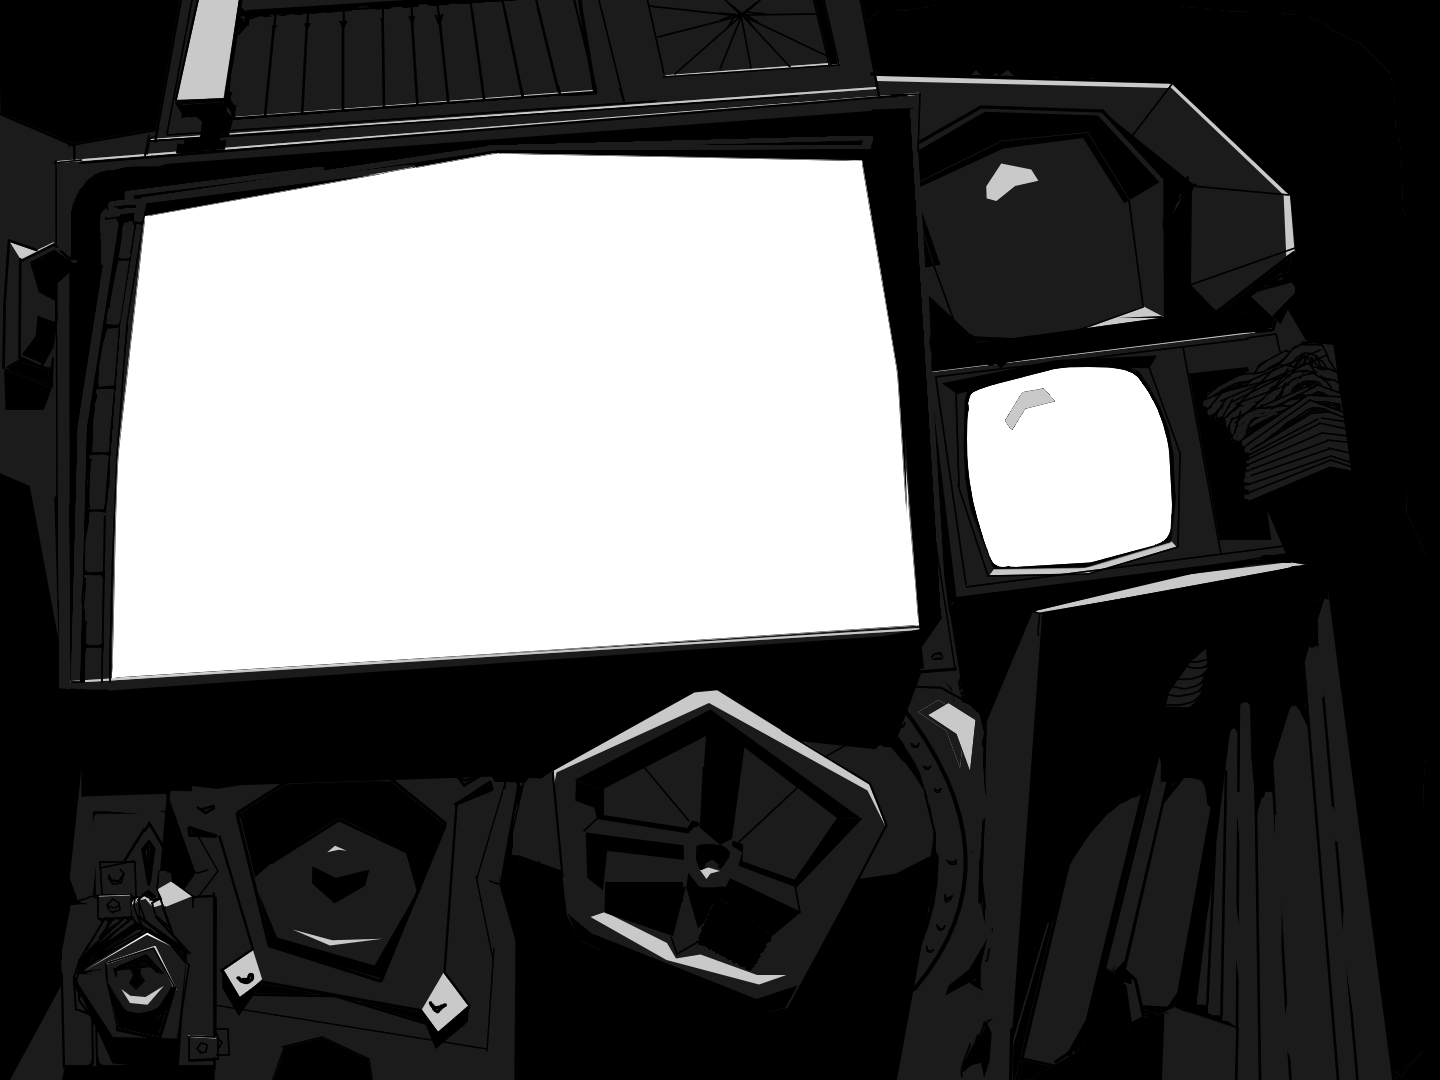
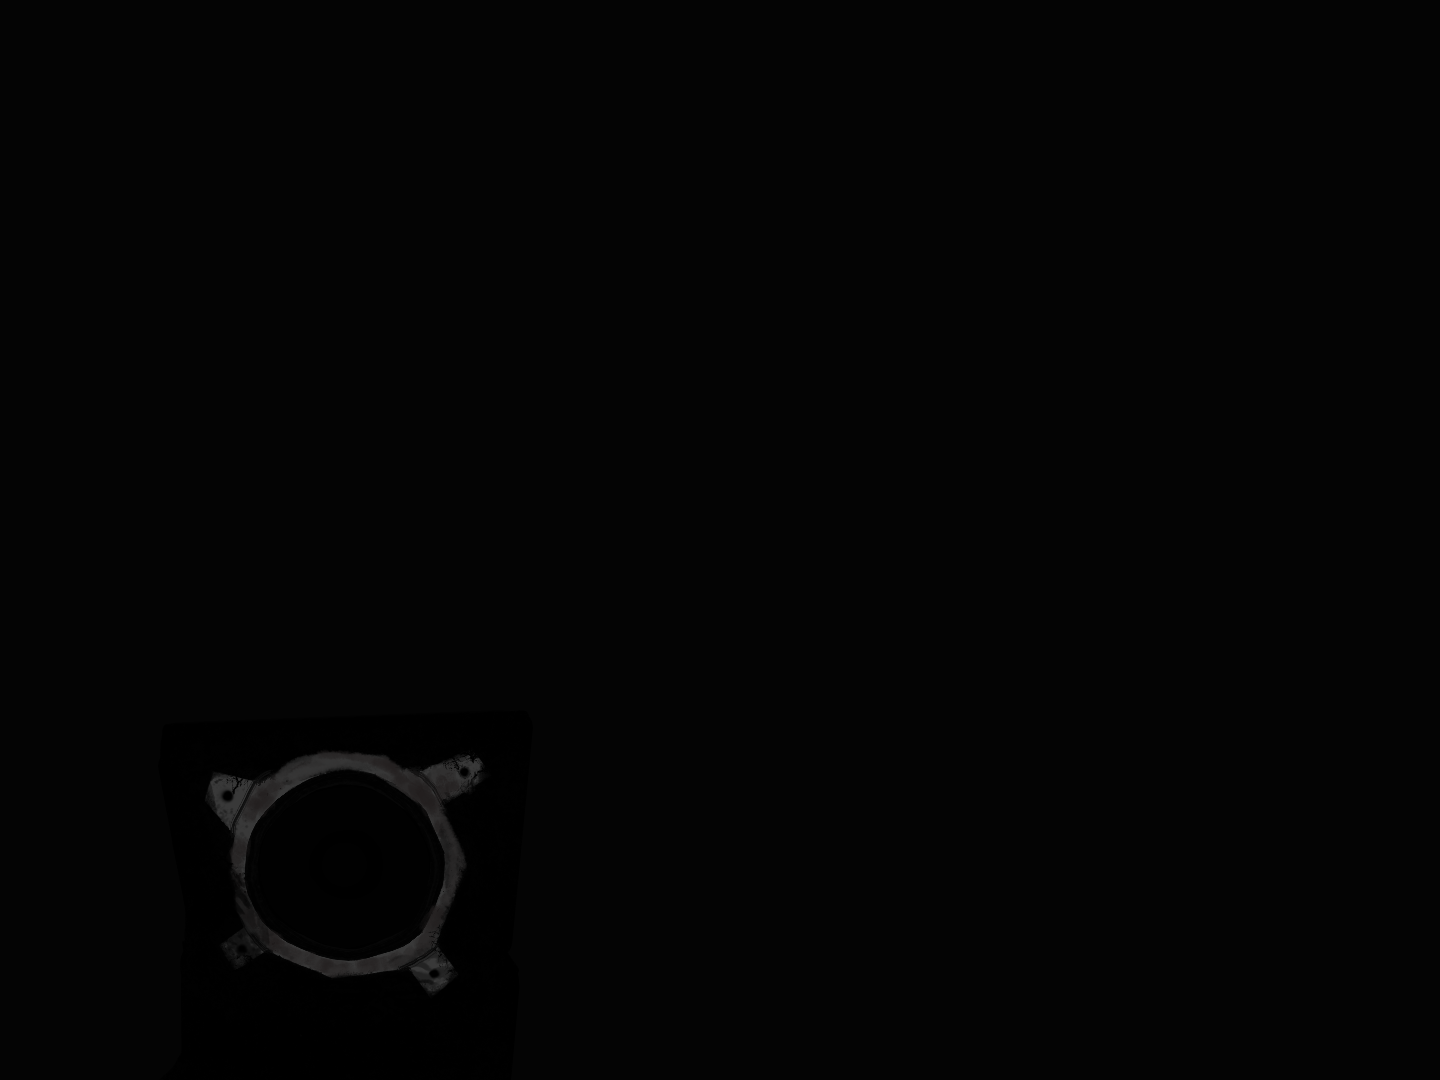
The second 1440px x 1080px image is a revision of the first. Changes to its layers:
hid "Binary Shadow Placement", opacity 100% → 63%, painted on it over [0, 0, 1440, 1080]
hid "Binary Light Placement", painted on it over [0, 0, 1344, 1080]
added group "Speaker" with 1 layers above "Wheel" over [64, 640, 576, 1080]
added layer "SpeakerMaterial" in group "Speaker" over [64, 640, 576, 1080]
painted on "Background" over [0, 0, 1440, 1080]